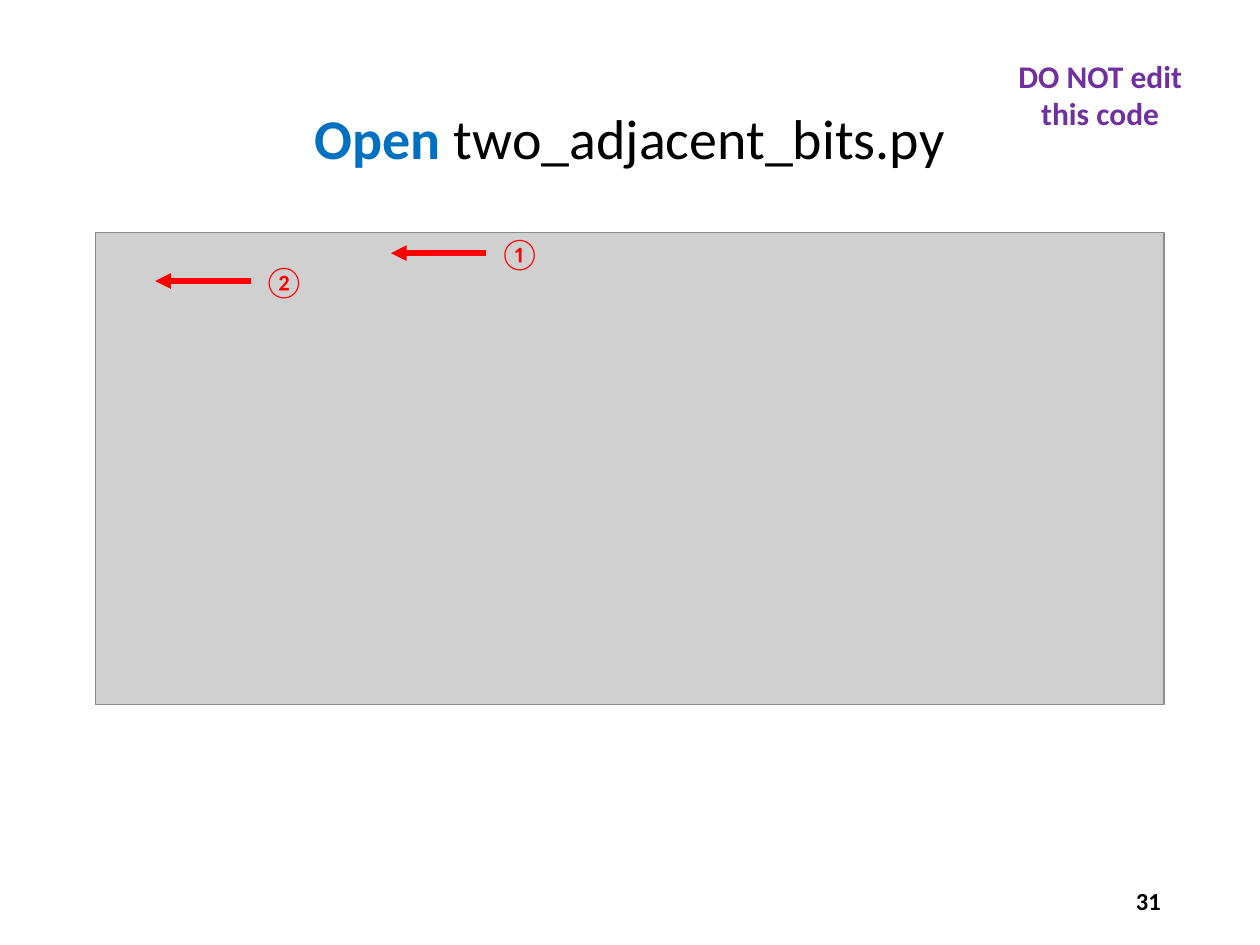
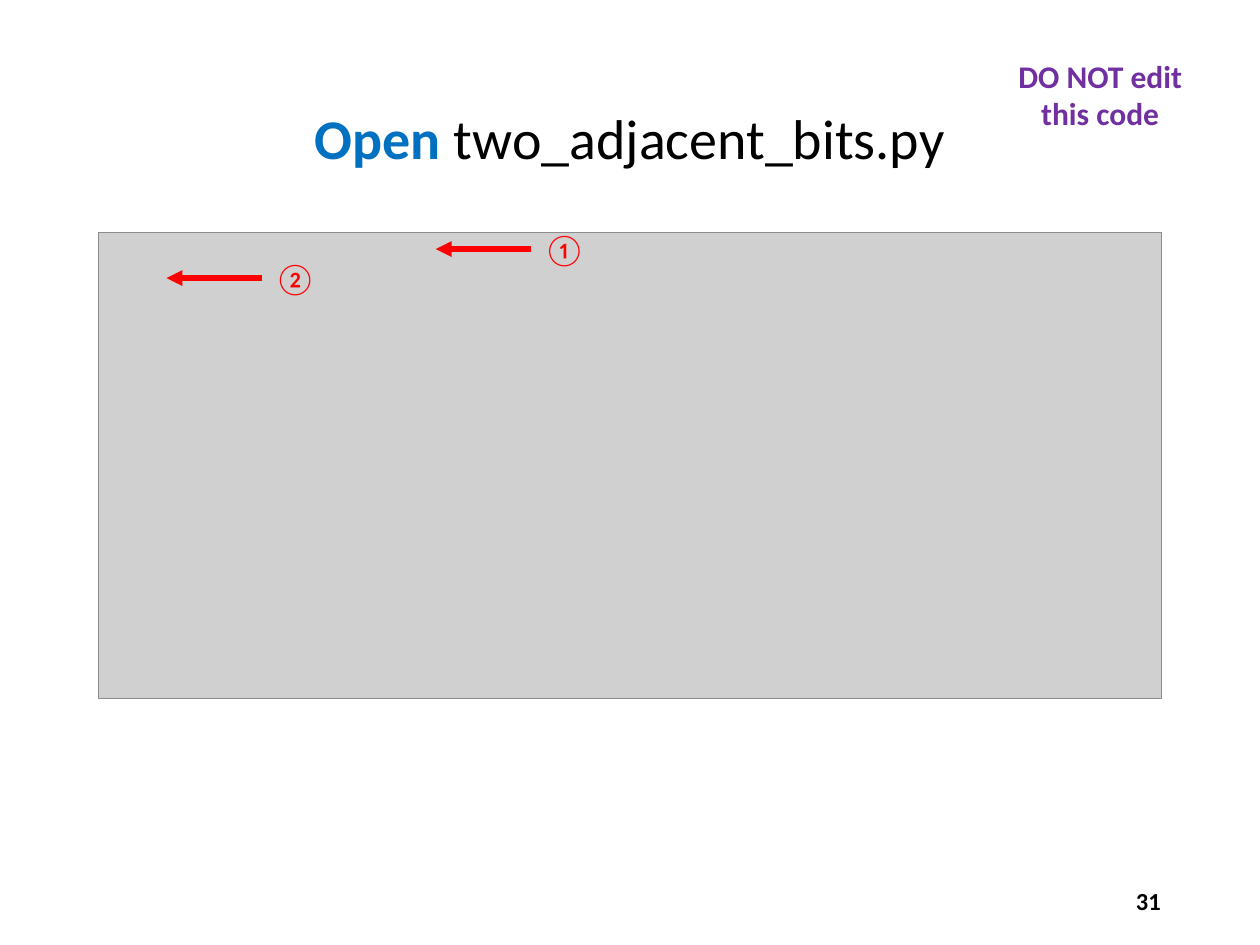
Before and after one commit to dbiersach/scicomp101, a slide deck: slide 31 of Session 04 - Algorithms/Session 04 - Algorithms.pptx. Drawn at 1260x945 pixels with LibreOffice and Linux fonts; fonts in the diff are those of the drawing; grey boxes stand for pictures. Boxes give left, top, right and bottom in pixels: in the first picture for what was removed or moved away, otherwise in the second. Text is boxed around its words. In the diff, an @@ line names an element or a change of style, - is before the commit and + after.

```diff
--- a/Session 04 - Algorithms/Session 04 - Algorithms.pptx
+++ b/Session 04 - Algorithms/Session 04 - Algorithms.pptx
@@ picture: place and size @@
-picture at bbox=[96, 232, 1164, 704]
+picture at bbox=[98, 232, 1162, 698]
@@ text "①": place and size @@
-text "①" at bbox=[499, 240, 541, 271]
+text "①" at bbox=[544, 236, 586, 267]
@@ text "②": place and size @@
-text "②" at bbox=[263, 268, 305, 299]
+text "②" at bbox=[274, 265, 316, 296]
@@ arrow moved from (486, 253) - (391, 253) to (532, 249) - (436, 249) @@
@@ arrow moved from (251, 281) - (155, 281) to (262, 278) - (166, 278) @@
```
Also in this commit, not shown: 2 other slides changed.
